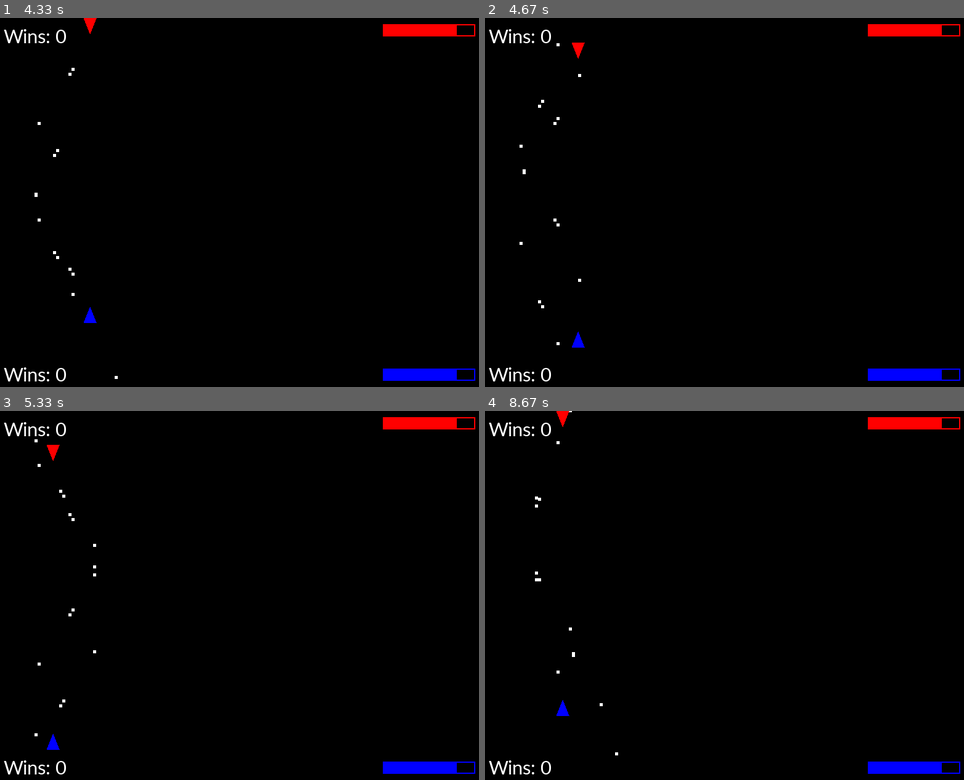
Above: before the commit, frames 1-4 (two rows, left to right).
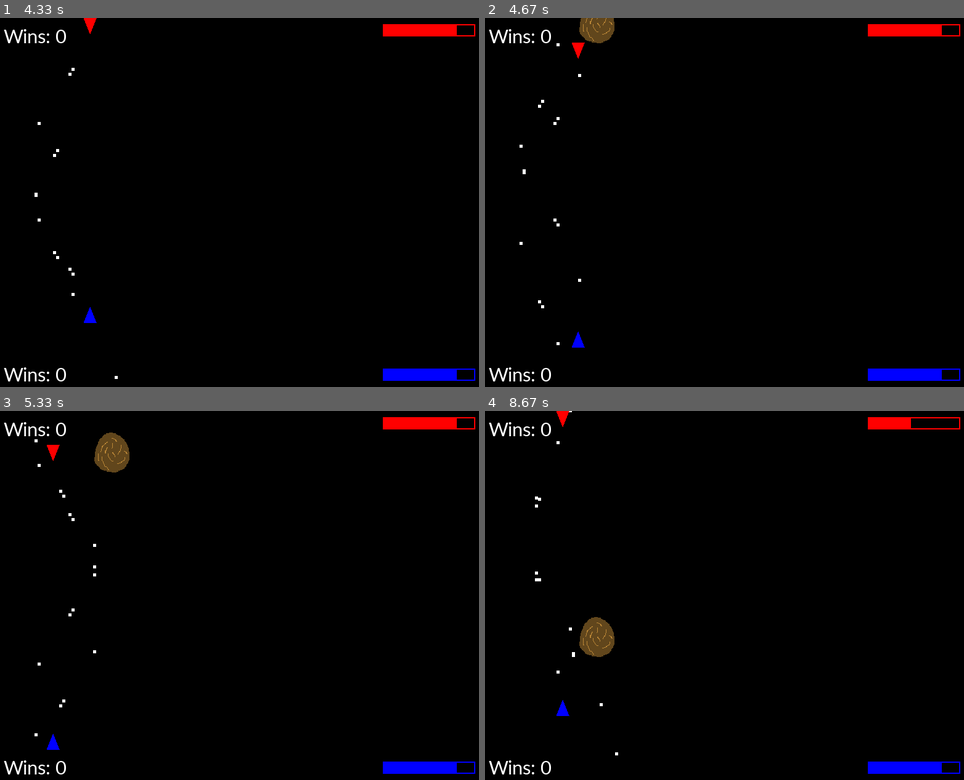
Above: after the commit, the same moments.

Repository: RobbieG15/games
Game: pygame game, started from twoPlayerSpaceInvaders/twoPlayer.py
Same seed, same stepped clock (60 frames per second), same inputs: the game is played once before the commit and once after it.
Inputs (mouse positions are in pixels of both pictures, inside the frame that each line leads up to):
- Up to frame 1 (4.33 s): click (229, 213) at 0.38 s; hold Right 0.67-1.13 s; hold D 0.67-1.13 s; hold Up 1.17-1.47 s; hold W 1.17-1.47 s; hold Right 1.5-1.97 s; hold D 1.5-1.97 s; hold Left 2-2.53 s; hold A 2-2.53 s; hold Down 2.57-2.87 s; hold S 2.57-2.87 s; hold Left 2.9-3.3 s; hold A 2.9-3.3 s; hold Up 3.33-3.7 s; hold W 3.33-3.7 s; hold Right from 3.73 s (still down); hold D from 3.73 s (still down)
- Up to frame 2 (4.67 s): release Right at 4.37 s; release D at 4.37 s; hold Down from 4.4 s (still down); hold S from 4.4 s (still down)
- Up to frame 3 (5.33 s): release Down at 4.77 s; release S at 4.77 s; hold Left 4.8-5.27 s; hold A 4.8-5.27 s; hold Right from 5.3 s (still down); hold D from 5.3 s (still down)
- Up to frame 4 (8.67 s): release Right at 5.77 s; release D at 5.77 s; hold Up 5.8-6.1 s; hold W 5.8-6.1 s; hold Right 6.13-6.6 s; hold D 6.13-6.6 s; hold Left 6.63-7.17 s; hold A 6.63-7.17 s; hold Down 7.2-7.5 s; hold S 7.2-7.5 s; hold Left 7.53-7.93 s; hold A 7.53-7.93 s; hold Up 7.97-8.33 s; hold W 7.97-8.33 s; hold Right from 8.37 s (still down); hold D from 8.37 s (still down)

Frame 1 is identical in both runs. In frame 2, 0.4% of the frame differs, in the area x 19-28%, y 0-7%; in frame 3, 0.6%; in frame 4, 0.8%, in the area x 19-96%, y 2-67%.

Commit message:
Added: boulders that do damage.

Diff:
--- a/twoPlayerSpaceInvaders/twoPlayer.py
+++ b/twoPlayerSpaceInvaders/twoPlayer.py
@@ -324,6 +324,59 @@
         if i[1] <= 0:
             powerupsP2.remove(i)
 
+# obstacles
+boulderSize = (70,70)
+boulderDamage = 50
+boulders = []
+boulderDurationSec = 4
+boulderDuration = boulderDurationSec * FPS
+boulderIMG = pygame.image.load("Boulder.png")
+boulderIMG = pygame.transform.scale(boulderIMG, boulderSize)
+
+def spawnBoulder():
+    global boulderIMG
+
+    print("spawning Boulder")
+    boulderVel = 45 * (1/FPS)
+    side = random.randint(1, 2)
+    if side == 1:
+        ypos = -50
+    else:
+        ypos = 650
+        boulderVel = -boulderVel
+    xpos = random.randint(50,750)
+
+    boulders.append([xpos, ypos, boulderVel, boulderIMG])
+
+def moveBoulder():
+    global boulders
+
+    for boulder in boulders:
+        boulder[1] += boulder[2]
+        screen.blit(boulder[3], (boulder[0], boulder[1]))
+
+def hitBoulder():
+    global totalHealthP1
+    global totalHealthP2
+
+    for boulder in boulders:
+        if x in range(boulder[0], boulder[0] + boulderSize[0]) and (y+25) in range(round(boulder[1]), round(boulder[1]) + boulderSize[1]):
+            totalHealthP1 -= boulderDamage
+            boulders.remove(boulder)
+        if x1 in range(boulder[0], boulder[0] + boulderSize[0]) and (y1-25) in range(round(boulder[1]), round(boulder[1]) + boulderSize[1]):
+            totalHealthP2 -= boulderDamage
+            boulders.remove(boulder)
+
+def removeBoulder():
+    global boulders
+
+    for boulder in boulders:
+        if boulder[1] < -50:
+            boulders.remove(boulder)
+        elif boulder[1] > 650:
+            boulders.remove(boulder)
+
+
 # Pygame processes
 running = True
 def keyStrokes():
@@ -382,6 +435,11 @@
     pickup()
     applyPowerups()
 
+    # boulder changes
+    moveBoulder()
+    hitBoulder()
+    removeBoulder()
+
     # Shooting
     if count > 0:
         count -= 1
@@ -395,6 +453,12 @@
         else:
             spawnDuration -= 1
 
+        if boulderDuration == 0:
+            spawnBoulder()
+            boulderDuration = boulderDurationSec * FPS
+        else:
+            boulderDuration -= 1
+
         if count % rate1 == 0:
             bulletsPlayer1.append([x+10,y+25])
         if count % rate2 == 0:
@@ -402,6 +466,7 @@
 
         shoot(bulletsPlayer1, velBulletTop)
         shoot(bulletsPlayer2, velBulletBottom)
+        moveBoulder()
 
     # Collisions / Health / Reset
     checkHit(bulletsPlayer1, bulletsPlayer2, x, y, x1, y1-25)
Binary file added: twoPlayerSpaceInvaders/Boulder.png
